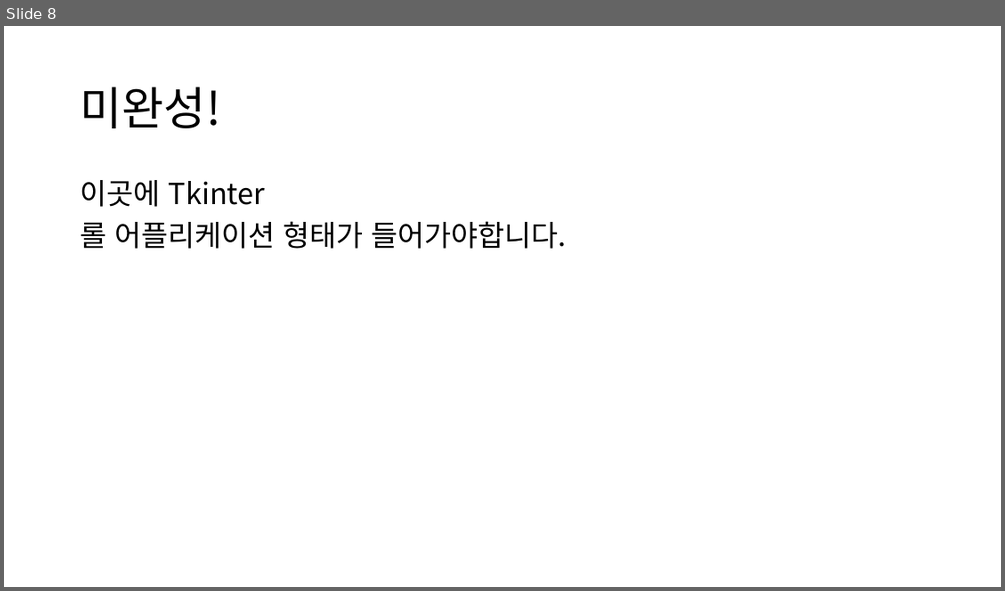
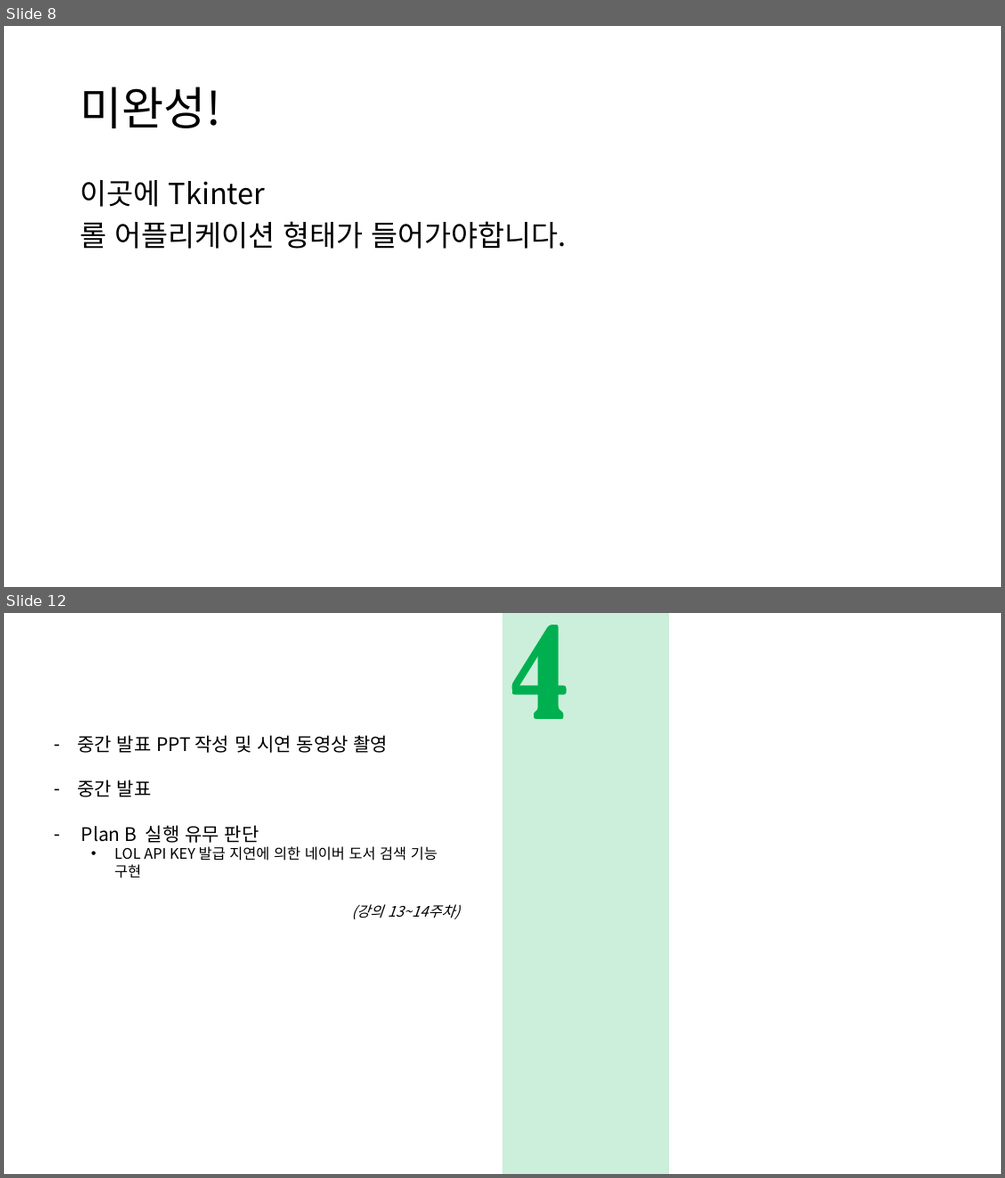
Before and after one commit to hardgosu/ScriptLanguage-Termproject, a slide deck: Presentation/스크립트기획발표_미완성v2.pptx. Shown one above the other, each under a label of ours: slide 8 before the commit, slides 8 and 12 after it; the slides between them are not shown. The pictures are 1005x591 and 1005x1178 pixels, drawn with LibreOffice and Linux fonts; fonts in the diff are those of the drawing. Boxes give left, top, right and bottom in pixels: in the first picture for what was removed or moved away, otherwise in the second. Text is boxed around its words. In the diff, an @@ line names an element or a change of style, - is before the commit and + after.

```diff
--- a/Presentation/스크립트기획발표_미완성v2.pptx
+++ b/Presentation/스크립트기획발표_미완성v2.pptx
@@ slide 12 added at [4, 613, 1001, 1174], background #FFFFFF @@
@@ freeform shape added at [4, 613, 170, 1174], fill #FFFFFF at 80% opacity @@
@@ freeform shape added at [170, 613, 336, 1174], fill #FFFFFF at 80% opacity @@
@@ freeform shape added at [336, 613, 502, 1174], fill #FFFFFF at 80% opacity @@
@@ rectangle added at [502, 613, 669, 1174], fill #00B050 @@
@@ freeform shape added at [502, 613, 669, 1174], fill #FFFFFF at 80% opacity @@
@@ freeform shape added at [669, 613, 834, 1174], fill #FFFFFF at 80% opacity @@
@@ freeform shape added at [834, 613, 1001, 1174], fill #FFFFFF at 80% opacity @@
@@ text added at [77, 735, 460, 919], 14 pt, text #000000 @@
+– 중간 발표 PPT 작성 및 시연 동영상 촬영
+– 중간 발표
+– Plan B 실행 유무 판단
+  • LOL API KEY 발급 지연에 의한 네이버 도서 검색 기능 구현
+(강의 13~14주차)
```
Also in this commit, not shown: 5 slides changed, 5 other slides added, 6 slides removed.
